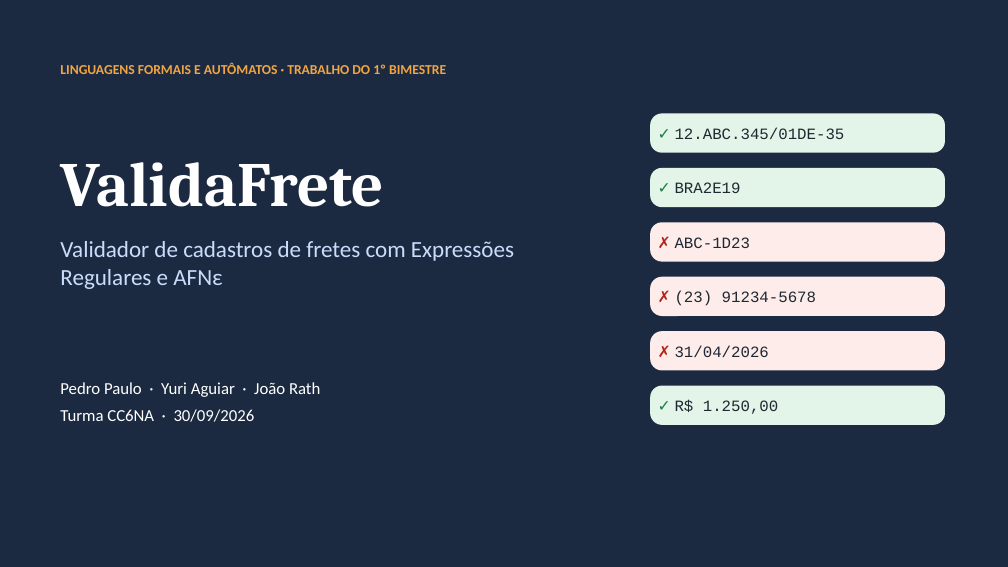
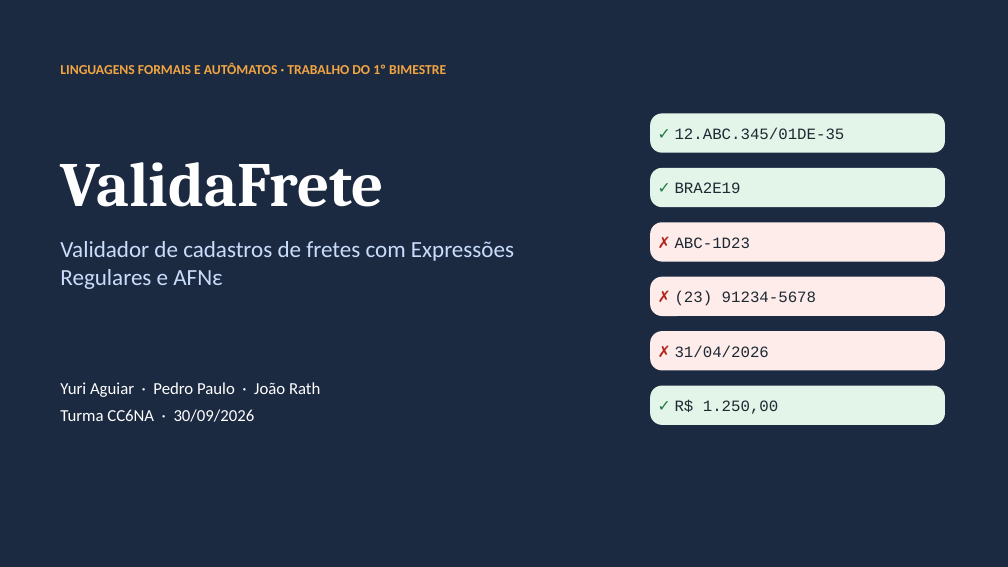
Before and after one commit to yuriaguiardev/valida-frete, a slide deck: slide 1 of docs/entrega/apresentacao.pptx. Drawn at 1008x567 pixels with LibreOffice and Linux fonts; fonts in the diff are those of the drawing. Boxes give left, top, right and bottom in pixels: in the first picture for what was removed or moved away, otherwise in the second. Text is boxed around its words. In the diff, an @@ line names an element or a change of style, - is before the commit and + after.

```diff
--- a/docs/entrega/apresentacao.pptx
+++ b/docs/entrega/apresentacao.pptx
@@ text at box(60, 382, 320, 397): text changed @@
-Pedro Paulo · Yuri Aguiar · João Rath
+Yuri Aguiar · Pedro Paulo · João Rath
```
Also in this commit, not shown: 2 other slides changed, 9 other files.
